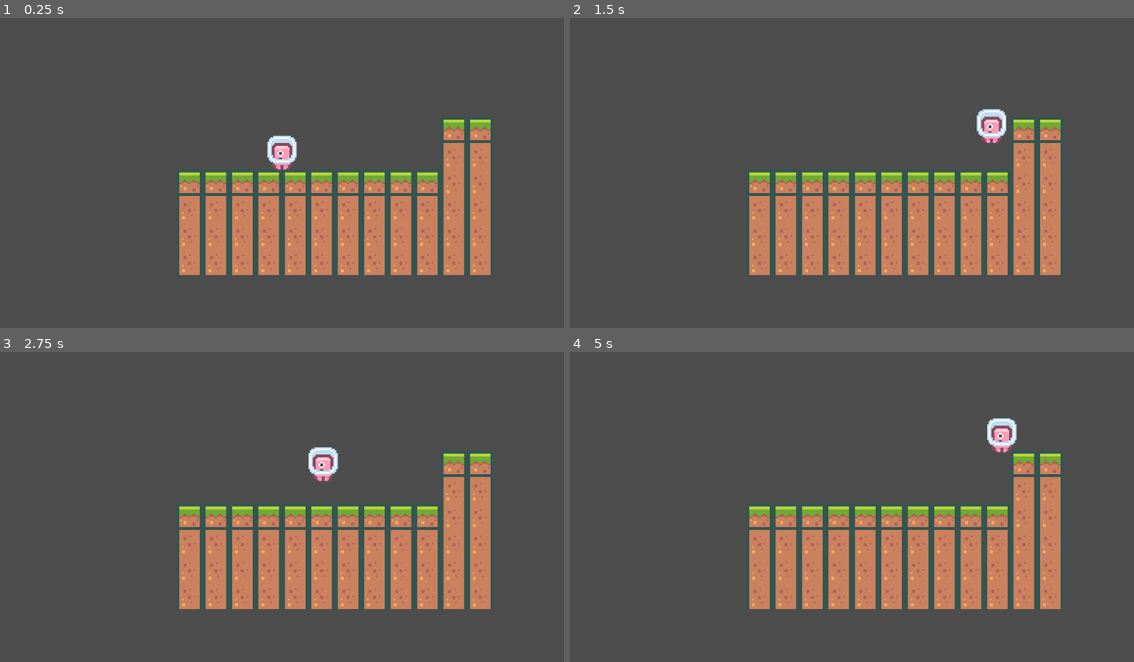
Above: before the commit, frames 1-4 (two rows, left to right).
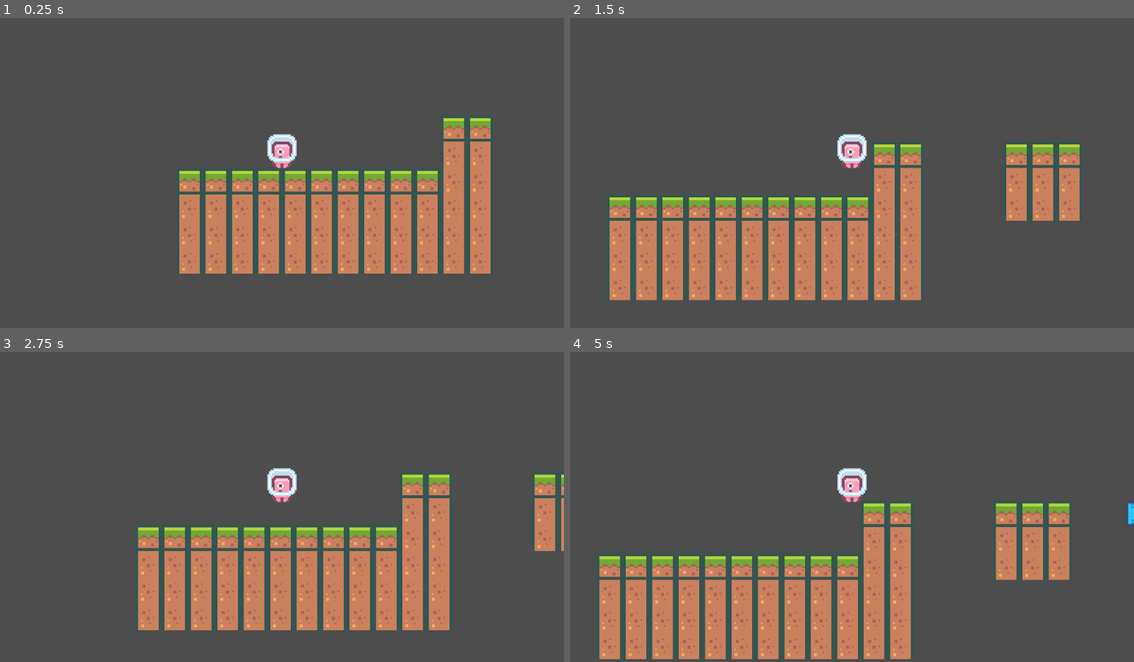
Above: after the commit, the same moments.

Repository: PaulMFleming/classic_games
Game: Godot game, scene res://Level1.tscn
The game is run twice, just before and just after one commit, with the same random seed, the same clock (stepped at 60 frames per second) and the same inputs. The project has no main scene, so this scene is started directly.
Inputs:
- Up to frame 1 (0.25 s): no input
- Up to frame 2 (1.5 s): tap Enter at 0.5 s; hold Right from 0.53 s (still down); tap Space at 0.77 s
- Up to frame 3 (2.75 s): tap Space at 1.52, 2 s; release Right at 2.03 s; hold Left from 2.03 s (still down)
- Up to frame 4 (5 s): release Left at 2.78 s; hold Right 2.78-4.28 s; tap Space at 3.02, 3.77, 4.52 s; hold Left from 4.28 s (still down)

The runs differ from the first frame. In frame 1, 2.9% of the frame differs, in the area x 31-88%, y 31-83%; in frame 2, 29%; in frame 3, 24%; in frame 4, 32%, in the area x 4-100%, y 21-100%.

Commit message:
camera follows player

Diff:
--- a/godot/platformer2d/Level1.tscn
+++ b/godot/platformer2d/Level1.tscn
@@ -302,9 +302,6 @@
 
 [node name="Main" type="Node2D"]
 
-[node name="Camera2D" type="Camera2D" parent="."]
-zoom = Vector2(3, 3)
-
 [node name="TileMapLayer" type="TileMapLayer" parent="."]
 tile_map_data = PackedByteArray("AAD8/wAAAAAAAAAAAAD8/wEAAAAAAAYAAAD8/wIAAAAAAAYAAAD9/wAAAAAAAAAAAAD9/wEAAAAAAAYAAAD9/w …(1264 unchanged characters)…
 tile_set = SubResource("TileSet_oexqp")
@@ -319,3 +316,6 @@
 [node name="CollisionShape2D" type="CollisionShape2D" parent="TileMapLayer/Player"]
 position = Vector2(0, -13)
 shape = SubResource("CapsuleShape2D_1cra4")
+
+[node name="Camera2D" type="Camera2D" parent="TileMapLayer/Player"]
+zoom = Vector2(3, 3)
